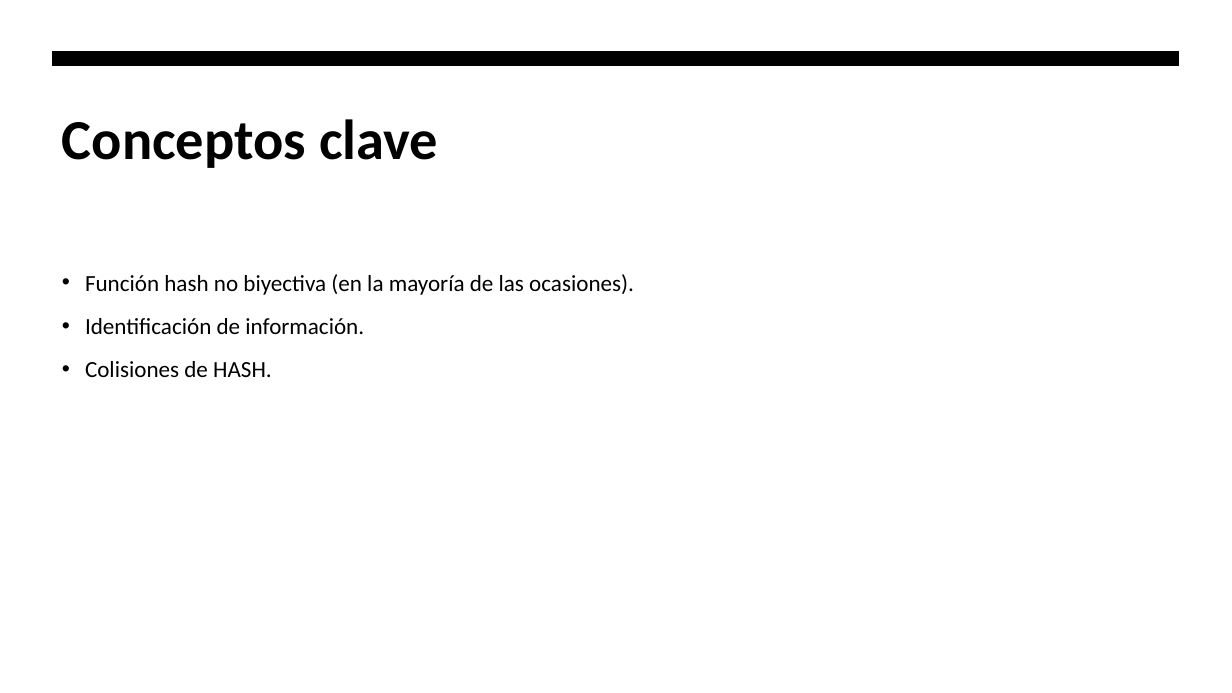
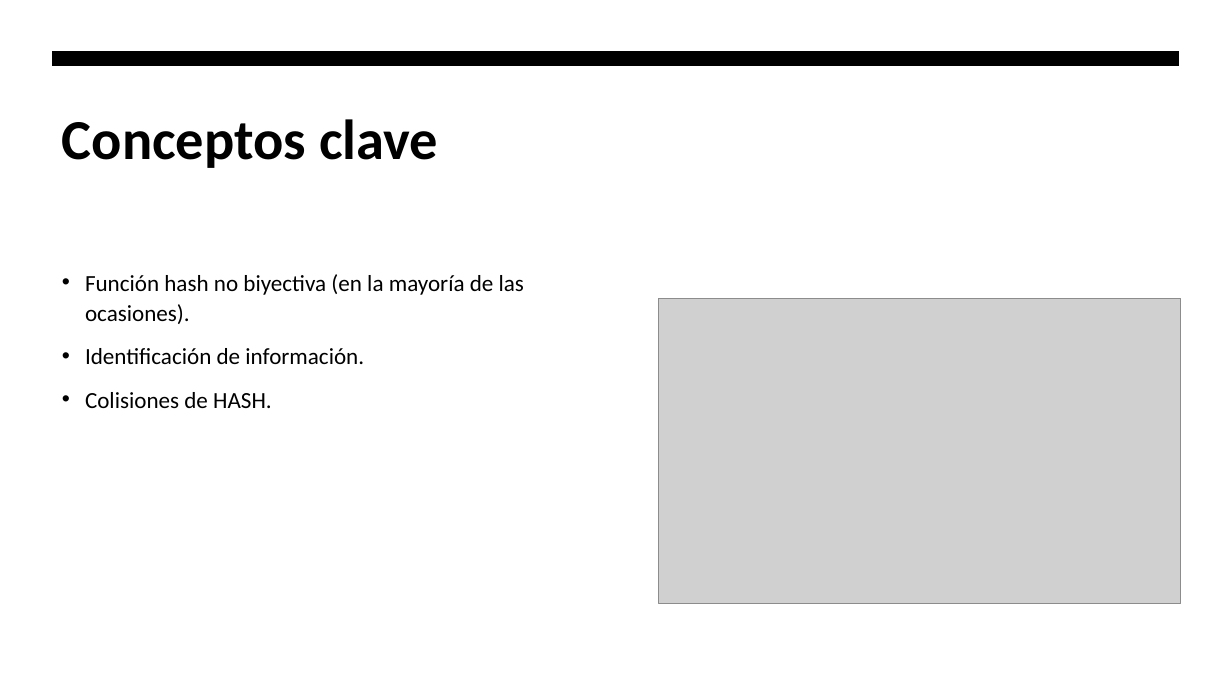
Before and after one commit to hombrefrustrado/criptografia-presentaci-n, a slide deck: slide 39 of criptografía teorica.pptx. Drawn at 1232x693 pixels with LibreOffice and Linux fonts; fonts in the diff are those of the drawing; grey boxes stand for pictures. Boxes give left, top, right and bottom in pixels: in the first picture for what was removed or moved away, otherwise in the second. Text is boxed around its words. In the diff, an @@ line names an element or a change of style, - is before the commit and + after.

```diff
--- a/criptografía teorica.pptx
+++ b/criptografía teorica.pptx
@@ text "Función hash no biyectiva (en ..." rewrapped from [85,274,634,377] to [85,274,524,408] @@
@@ picture added at [659,299,1181,604] @@
```
Also in this commit, not shown: 4 other slides changed, 2 slides added, 6 other files.
